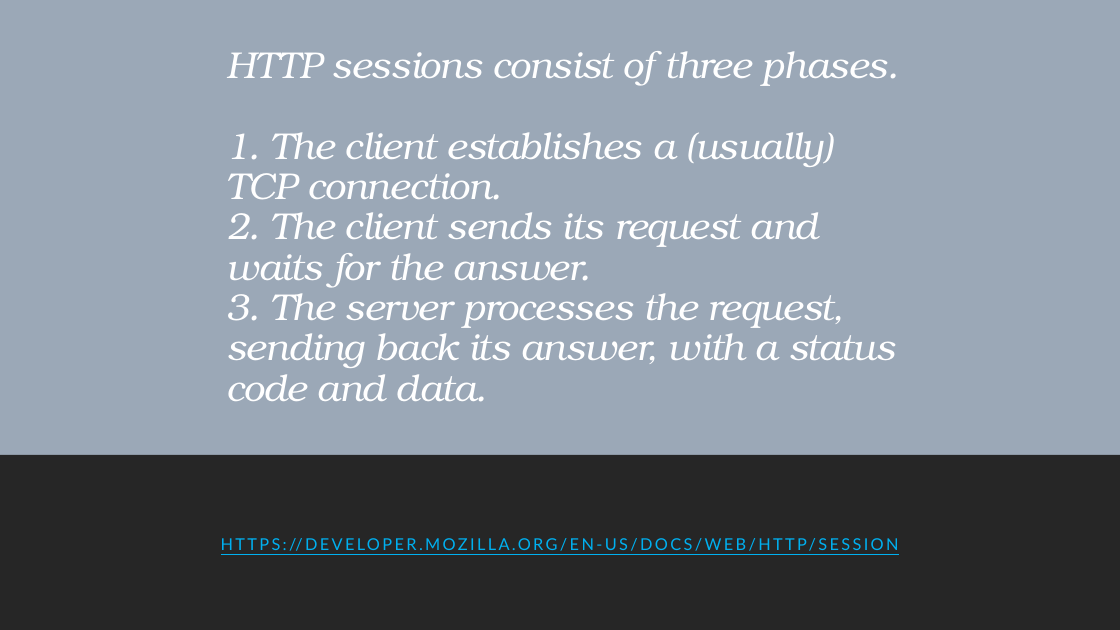
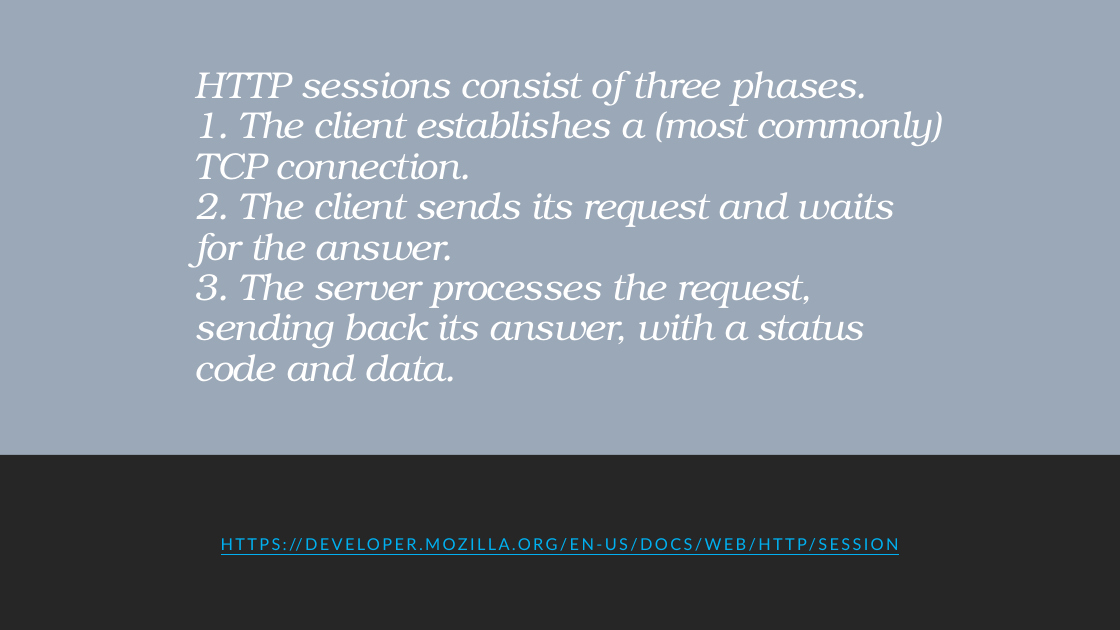
Before and after one commit to 12062021-dynamics365-uta/12062021-batch-repo, a slide deck: slide 2 of pdfs/w4/D13_.NET_HTTPRequestLifeCycle.pptx. Drawn at 1120x630 pixels with LibreOffice and Linux fonts; fonts in the diff are those of the drawing. Boxes give left, top, right and bottom in pixels: in the first picture for what was removed or moved away, otherwise in the second. Text is boxed around its words. In the diff, an @@ line names an element or a change of style, - is before the commit and + after.

```diff
--- a/pdfs/w4/D13_.NET_HTTPRequestLifeCycle.pptx
+++ b/pdfs/w4/D13_.NET_HTTPRequestLifeCycle.pptx
@@ title at <box>195,71,942,382</box>: text changed @@
-HTTP sessions consist of three phases.
-1. The client establishes a (usually) TCP connection.
-2. The client sends its request and waits for the answer.
-3. The server processes the request, sending back its answer, with a status code and data.
+HTTP sessions consist of three phases.
+1. The client establishes a (most commonly) TCP connection.
+2. The client sends its request and waits for the answer.
+3. The server processes the request, sending back its answer, with a status code and data.
```
Also in this commit, not shown: 6 other slides changed, 4 other files.
